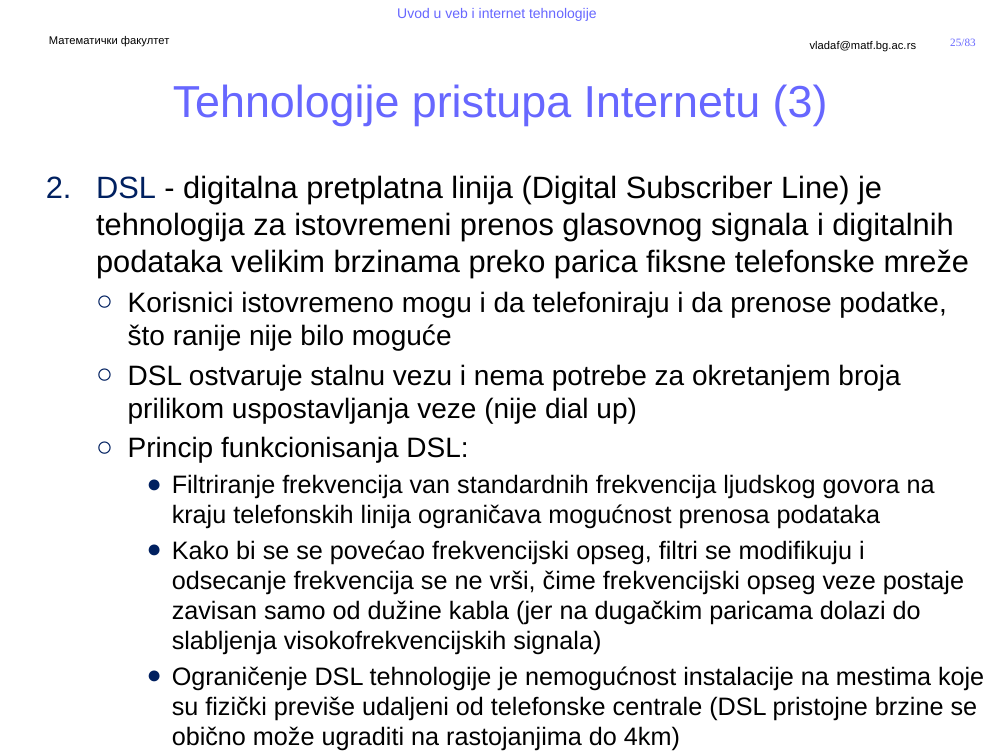
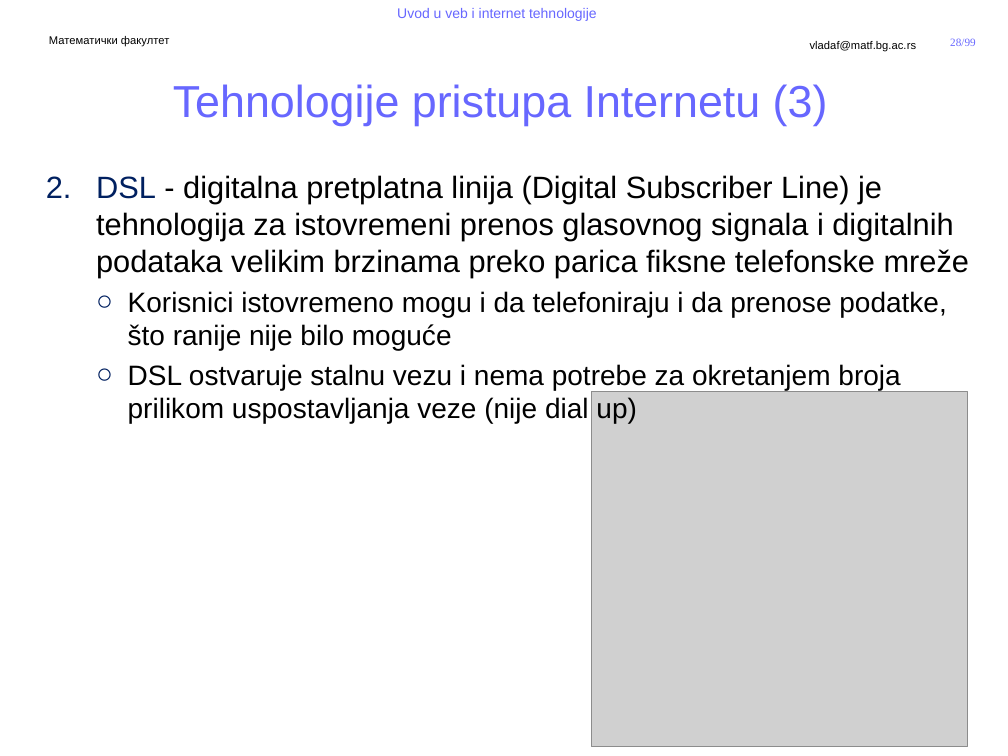
Before and after one commit to MatfUVIT/info, a slide deck: slide 28 of predavanja/prezentacije/UVIT01-02-Uvod u Internet.pptx (slide 25 before the commit). Drawn at 1008x756 pixels with LibreOffice and Linux fonts; fonts in the diff are those of the drawing; grey boxes stand for pictures; background and template pictures are left out. Boxes give left, top, right and bottom in pixels: in the first picture for what was removed or moved away, otherwise in the second. Text is boxed around its words. In the diff, an @@ line names an element or a change of style, - is before the commit and + after.

```diff
--- a/predavanja/prezentacije/UVIT01-02-Uvod u Internet.pptx
+++ b/predavanja/prezentacije/UVIT01-02-Uvod u Internet.pptx
@@ page number at [950,38,976,46]: text changed @@
-25/83
+28/99
@@ picture added at [592,392,968,747] @@
@@ text at [128,436,984,751]: paragraphs removed @@
-  ○ Princip funkcionisanja DSL:
-    ● Filtriranje frekvencija van standardnih frekvencija ljudskog govora na kraju telefonskih linija ograničava mogućnost prenosa podataka
-    ● Kako bi se se povećao frekvencijski opseg, filtri se modifikuju i odsecanje frekvencija se ne vrši, čime frekvencijski opseg veze postaje zavisan samo od dužine kabla (jer na dugačkim paricama dolazi do slabljenja visokofrekvencijskih signala)
-    ● Ograničenje DSL tehnologije je nemogućnost instalacije na mestima koje su fizički previše udaljeni od telefonske centrale (DSL pristojne brzine se obično može ugraditi na rastojanjima do 4km)
```
Also in this commit, not shown: 27 other slides changed, 18 slides added, 2 slides removed, 3 other files.
